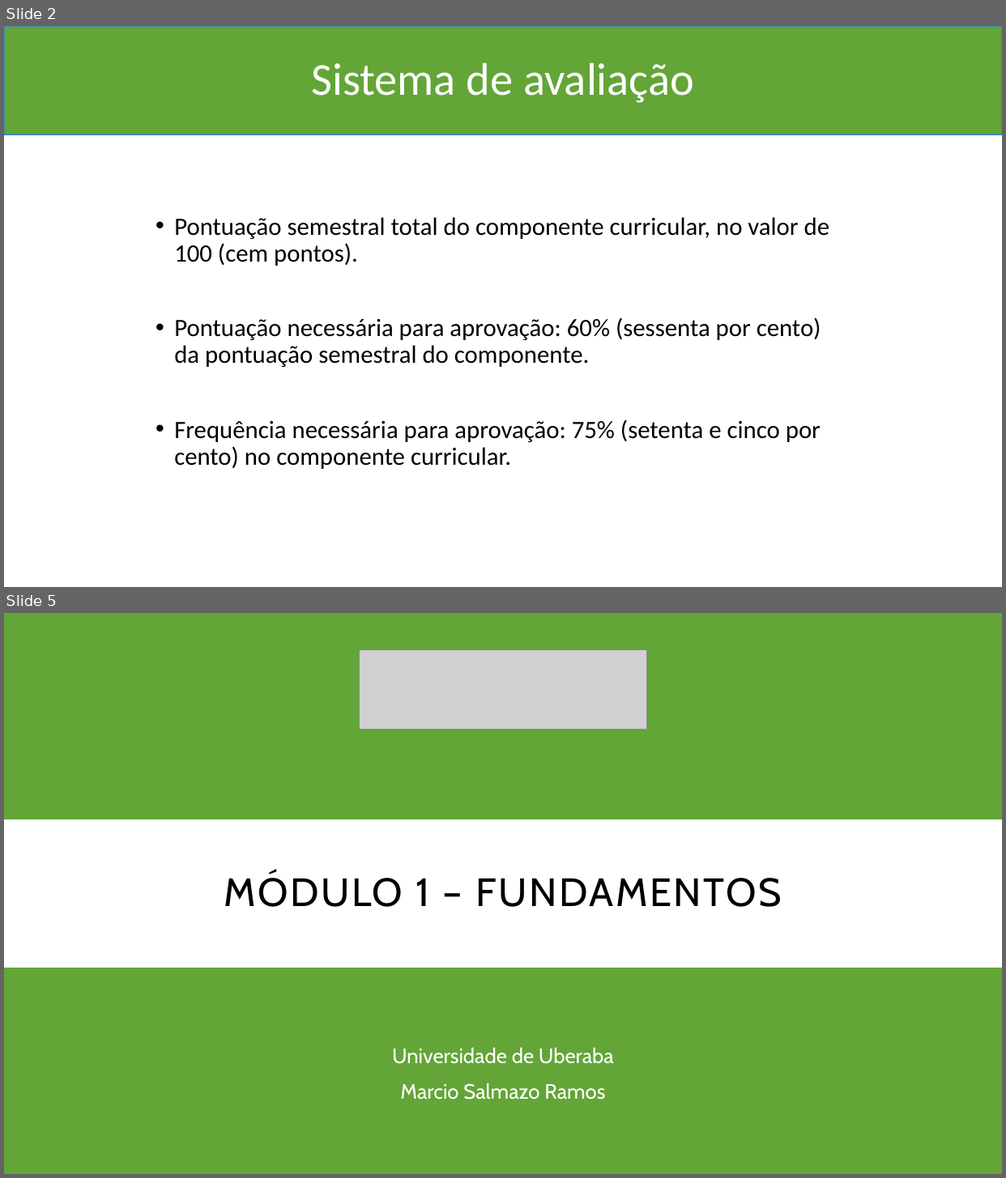
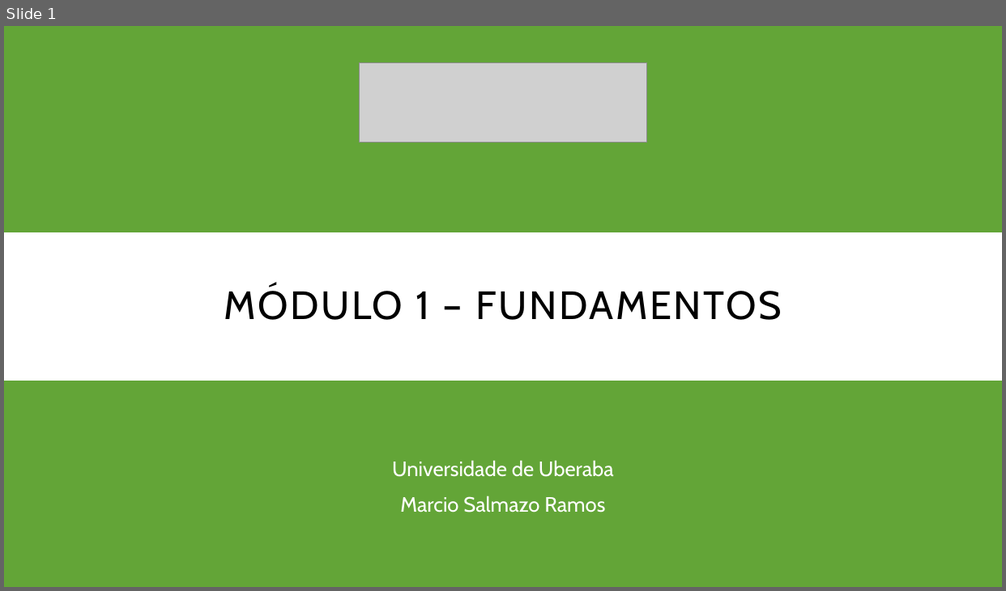
Before and after one commit to Marcio-Salmazo/Aulas, a slide deck: UNIUBE-MD/Teoria_MD.pptx. Shown one above the other, each under a label of ours: slides 2 and 5 before the commit, slide 1 after it; the slides between them are not shown. The pictures are 1006x1178 and 1006x591 pixels, drawn with LibreOffice and Linux fonts; fonts in the diff are those of the drawing; grey boxes stand for pictures. Boxes give left, top, right and bottom in pixels: in the first picture for what was removed or moved away, otherwise in the second. Text is boxed around its words. In the diff, an @@ line names an element or a change of style, - is before the commit and + after.

```diff
--- a/UNIUBE-MD/Teoria_MD.pptx
+++ b/UNIUBE-MD/Teoria_MD.pptx
@@ slide 2 removed at [4,26,1002,587], background #FFFFFF @@
@@ rectangle removed at [4,26,1002,135] @@
@@ title removed at [311,63,694,103] @@
-Sistema de avaliação
@@ text removed at [174,217,829,469] @@
-• Pontuação semestral total do componente curricular, no valor de 100 (cem pontos).
-• Pontuação necessária para aprovação: 60% (sessenta por cento) da pontuação semestral do componente.
-• Frequência necessária para aprovação: 75% (setenta e cinco por cento) no componente curricular.
@@ what was slide 5 is now slide 1 @@
```
Also in this commit, not shown: 1 slide changed, 3 other slides removed, 4 other files.
